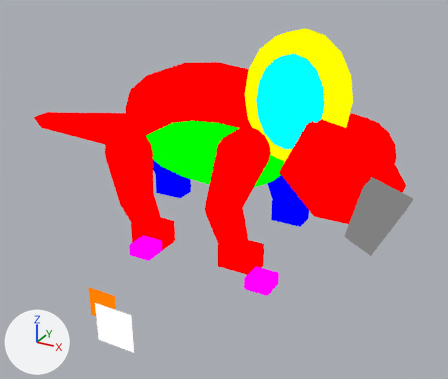
An edit to the Blender file assets-source/blender/motion/protoceratops-walk.blend, drawn before and after from the same camera.
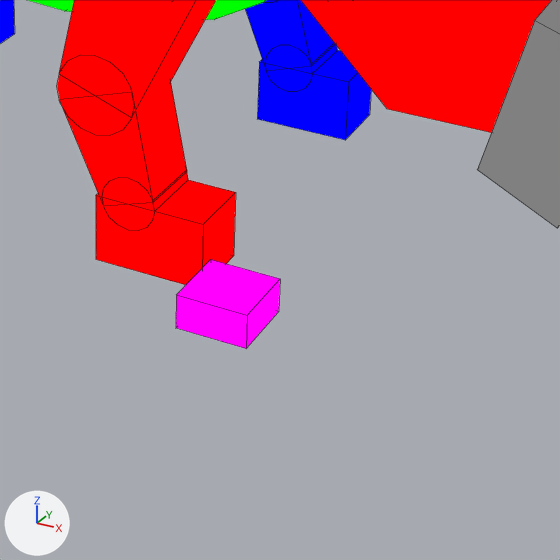
Old and new are each drawn whole from a 50 mm lens placed at (58.23, -45.89, 26.53), pointed at (38.08, -9.25, 8.21) and again close up on the part from 42% to 83% of the width and 48% to 97% of the height. Arrows for +X, +Y and +Z are at lower left; the lights stay in place. The older version's two pictures come first. Both versions are drawn at full value of the shape key 'walk_04' of 'DinoTycoon_Motion_protoceratops_walk_near_front_claws'; the numbers are the values there. The close-ups show mesh edges as thin lines.

Script lines for the objects in view, before the commit:
```python
ob_dinotycoon_motion_protoceratops_walk_belly = bpy.data.objects.new('DinoTycoon_Motion_protoceratops_walk_belly', me_dinotycoon_motion_protoceratops_walk_sample_belly)
ob_dinotycoon_motion_protoceratops_walk_belly.location = (0.0, 0.0, 0.0)
ob_dinotycoon_motion_protoceratops_walk_near_front_0 = bpy.data.objects.new('DinoTycoon_Motion_protoceratops_walk_near_front_0', me_dinotycoon_motion_protoceratops_walk_sample_near_front_0)
ob_dinotycoon_motion_protoceratops_walk_near_front_0.location = (0.0, 0.0, 0.0)
ob_dinotycoon_motion_protoceratops_walk_near_front_claws = bpy.data.objects.new('DinoTycoon_Motion_protoceratops_walk_near_front_claws', me_dinotycoon_motion_protoceratops_walk_sample_near_front_claws)
ob_dinotycoon_motion_protoceratops_walk_near_front_claws.location = (0.0, 0.0, 0.0)
# also in view: 'DinoTycoon_Motion_protoceratops_walk_near_front_1' at (36.57, -6.0, 3.56); 'DinoTycoon_Motion_protoceratops_walk_beak' at (49.0, -7.0, 7.5); 'DinoTycoon_Motion_protoceratops_walk_near_front_tip' at (37.25, -6.0, 2.0); 'DinoTycoon_Motion_protoceratops_walk_head' at (45.5, -5.0, 9.5); 'DinoTycoon_Motion_protoceratops_walk_near_front_joint_1' at (36.25, -6.0, 5.0)
```
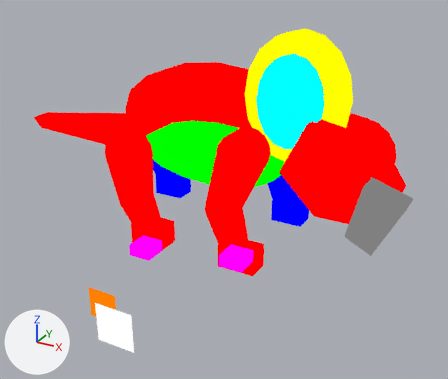
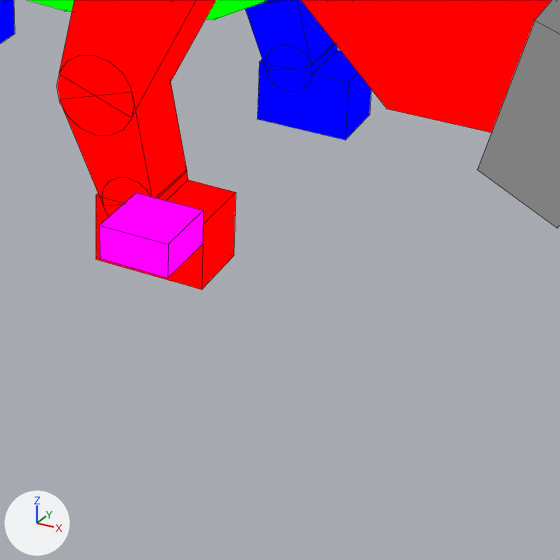
Pixel boxes [x1, y1, x2, y2] of what changed, in the close-ups (560 x 560 px):
```json
{"object": "DinoTycoon_Motion_protoceratops_walk_near_front_claws", "change": "moved", "before": [176, 260, 280, 349], "after": [99, 193, 203, 278]}
```

Scene script edits in JSON lines:
```json
{"block": "me_dinotycoon_motion_protoceratops_walk_sample_near_front_claws", "where": "# used by ob_dinotycoon_motion_protoceratops_walk_near_front_claws; location = (0.0, 0.0, 0.0)"}
{"op": "remove", "block": "me_dinotycoon_motion_protoceratops_walk_sample_near_front_claws", "code": "me_dinotycoon_motion_protoceratops_walk_sample_near_front_claws.from_pydata(...)  # 8 vertices, 6 faces; spans x 39.74..41.74, y -9.0..-7.0, z 0.0..1.0"}
{"op": "add", "block": "me_dinotycoon_motion_protoceratops_walk_sample_near_front_claws", "code": "me_dinotycoon_motion_protoceratops_walk_sample_near_front_claws.from_pydata(...)  # 8 vertices, 6 faces; spans x 37.49..39.49, y -9.0..-7.0, z 1.41..2.41"}
{"block": "me_dinotycoon_motion_protoceratops_walk_sample_near_front_claws", "change": "me_dinotycoon_motion_protoceratops_walk_sample_near_front_claws part 1: the whole mesh is moved by (-2.25, 0.0, 1.41)"}
```
